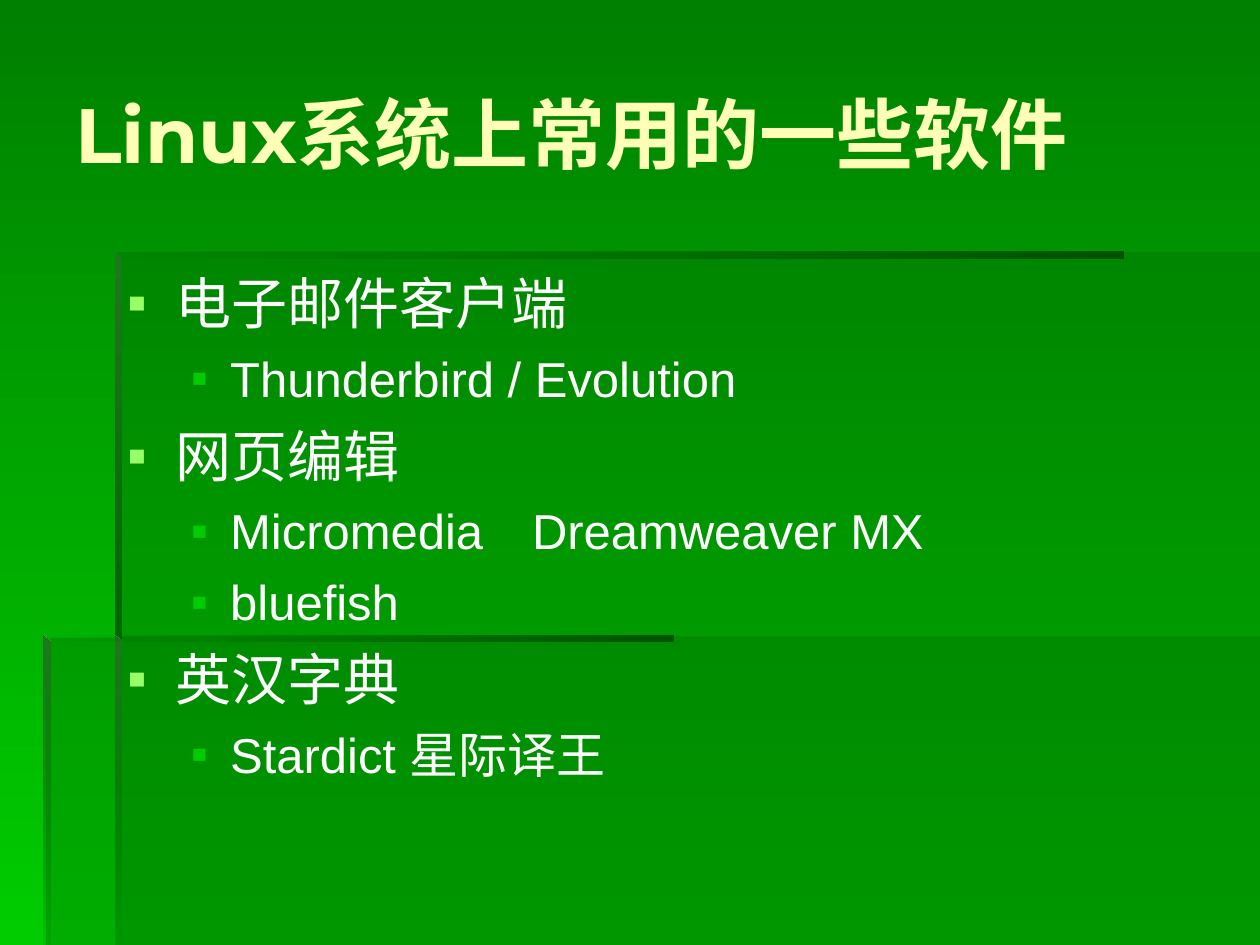
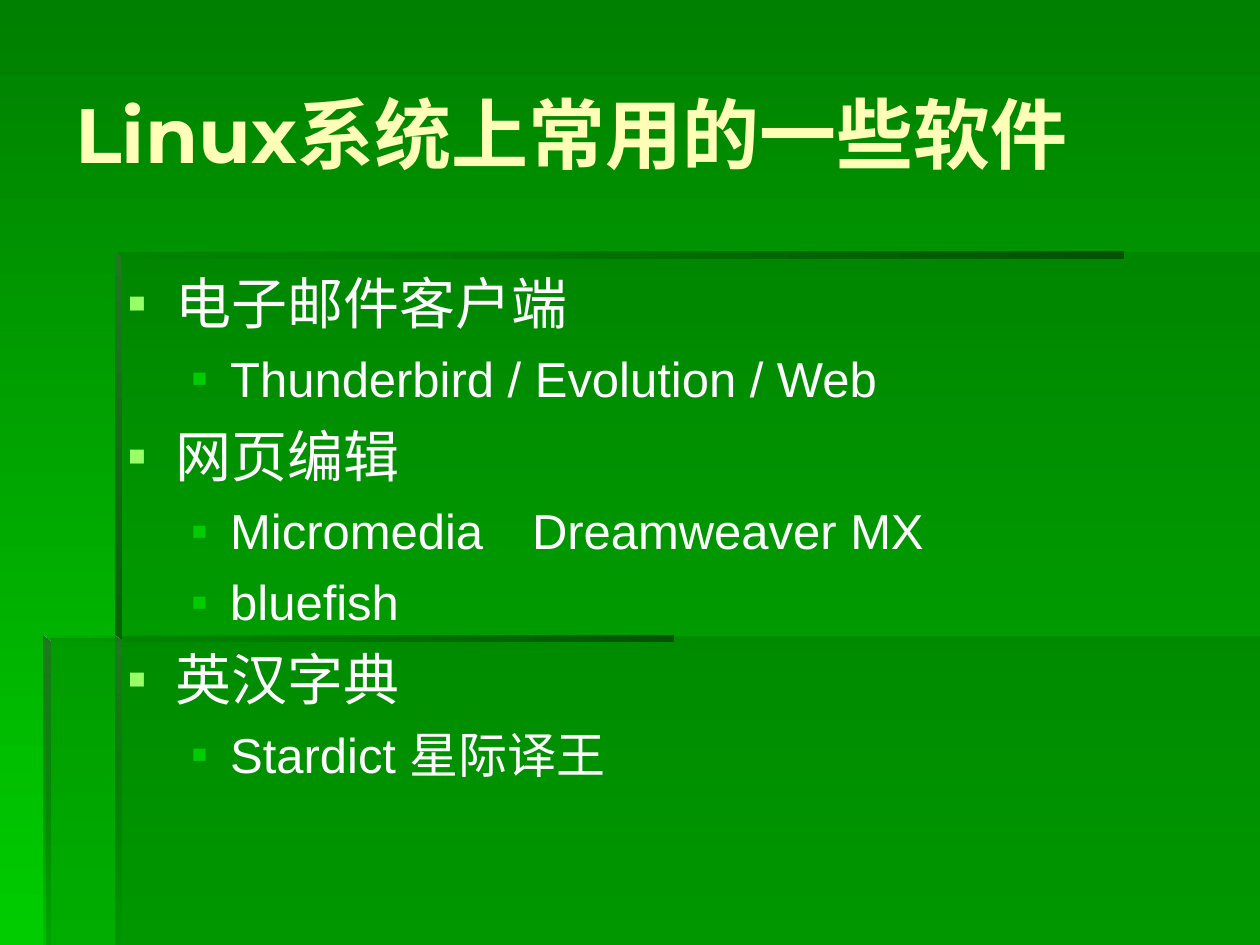
Before and after one commit to origin2007/computer_system, a slide deck: slide 51 of 06软件基础之操作系统.ppt. Drawn at 1260x945 pixels with LibreOffice and Linux fonts; fonts in the diff are those of the drawing. Boxes give left, top, right and bottom in pixels: in the first picture for what was removed or moved away, otherwise in the second. Text is boxed around its words. In the diff, an @@ line names an element or a change of style, - is before the commit and + after.

```diff
--- a/06软件基础之操作系统.ppt
+++ b/06软件基础之操作系统.ppt
@@ text at (x1=230, y1=361, x2=877, y2=398): text changed @@
-  ▪ Thunderbird / Evolution
+  ▪ Thunderbird / Evolution / Web
```
Also in this commit, not shown: 51 other slides changed, 1 slide added, 1 slide removed, 6 other files.
